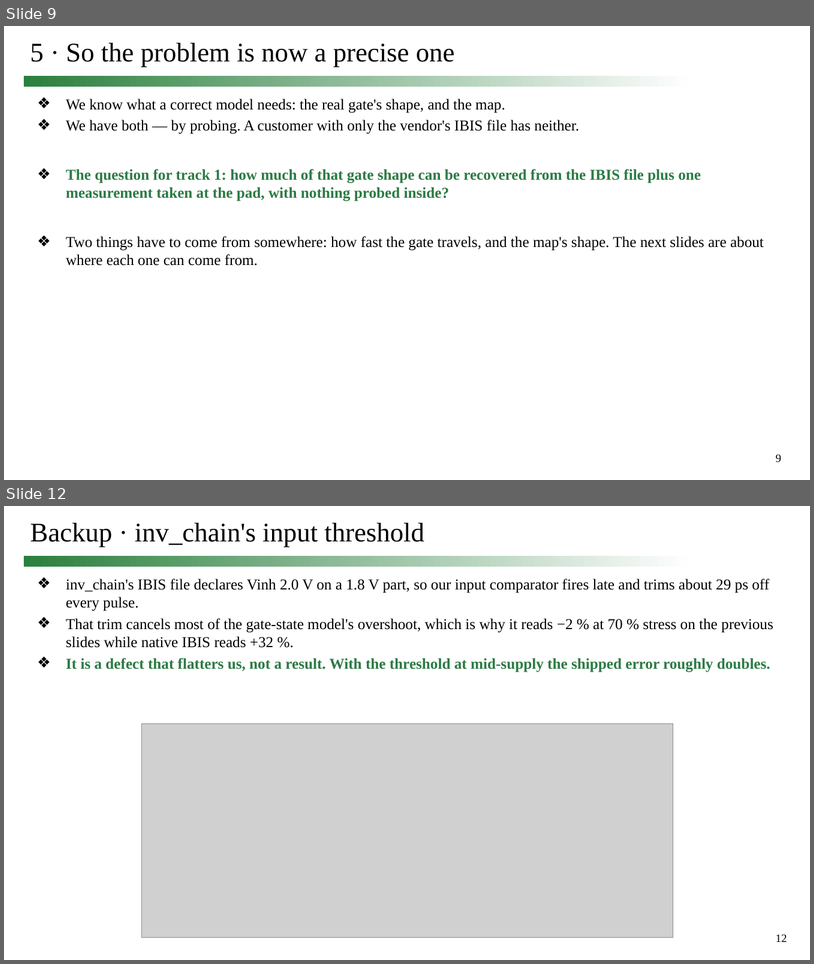
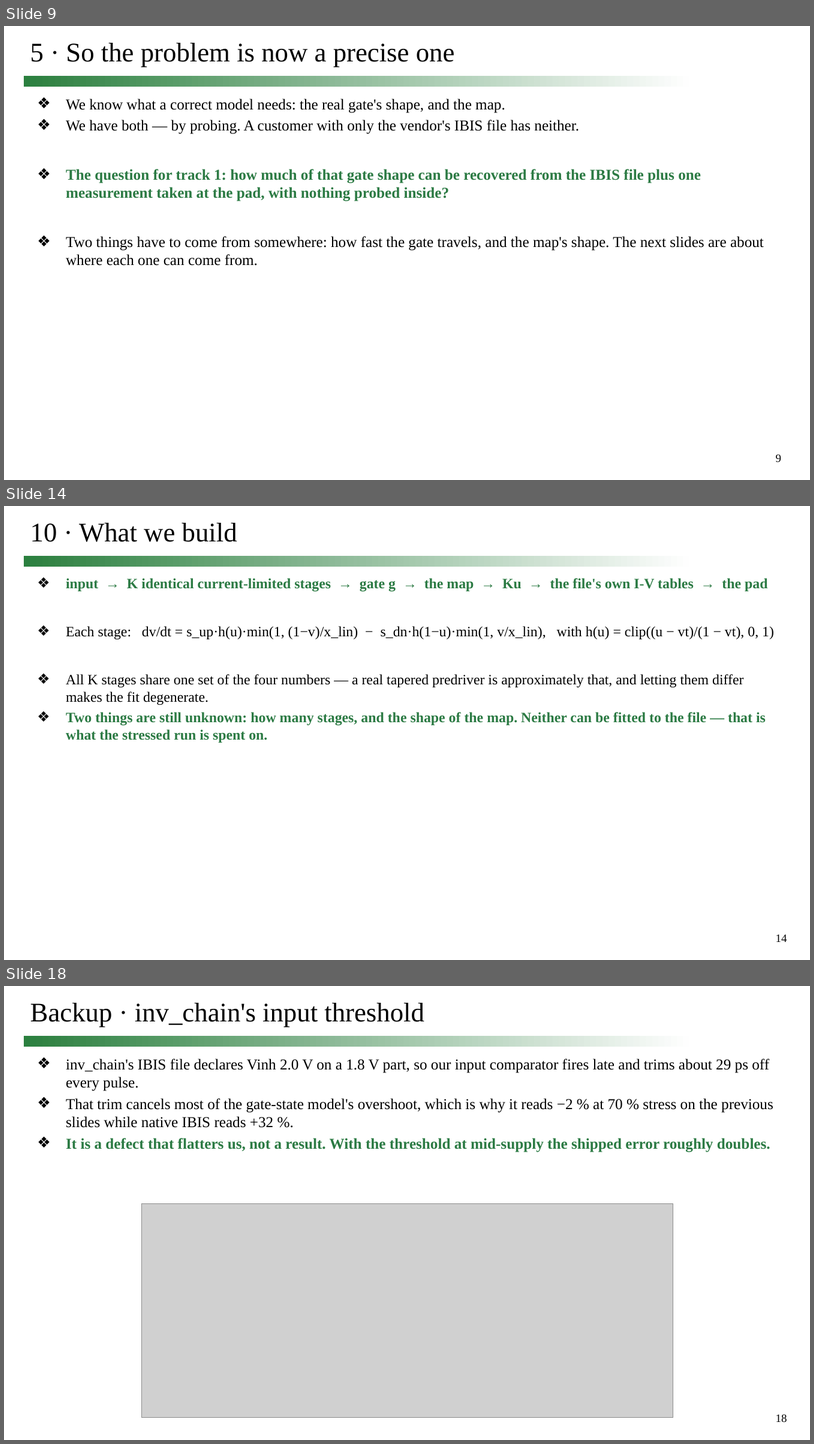
Before and after one commit to simon9721/ibis_comparison, a slide deck: results/meeting_deck_2026-09-24/0924_track1_story.pptx. Shown one above the other, each under a label of ours: slides 9 and 12 before the commit, slides 9, 14 and 18 after it; the slides between them are not shown. The pictures are 814x964 and 814x1444 pixels, drawn with LibreOffice and Linux fonts; fonts in the diff are those of the drawing; grey boxes stand for pictures. Boxes give left, top, right and bottom in pixels: in the first picture for what was removed or moved away, otherwise in the second. Text is boxed around its words. In the diff, an @@ line names an element or a change of style, - is before the commit and + after.

```diff
--- a/results/meeting_deck_2026-09-24/0924_track1_story.pptx
+++ b/results/meeting_deck_2026-09-24/0924_track1_story.pptx
@@ slide 14 added at [4, 506, 810, 960], background #FFFFFF; not listed: 2 template elements that a slide beside it also shows @@
@@ title added at [30, 523, 237, 542], 32 pt, text #000000 @@
+10 · What we build
@@ text added at [66, 578, 774, 742], 17 pt, text #000000 @@
+❖ input → K identical current-limited stages → gate g → the map → Ku → the file's own I-V tables → the pad
+❖ Each stage: dv/dt = s_up·h(u)·min(1, (1−v)/x_lin) − s_dn·h(1−u)·min(1, v/x_lin), with h(u) = clip((u − vt)/(1 − vt), 0, 1)
+❖ All K stages share one set of the four numbers — a real tapered predriver is approximately that, and letting them differ makes the fit degenerate.
+❖ Two things are still unknown: how many stages, and the shape of the map. Neither can be fitted to the file — that is what the stressed run is spent on.
@@ what was slide 12 is now slide 18 @@
@@ page number at [776, 1414, 788, 1422]: text changed @@
-12
+18
```
Also in this commit, not shown: 1 slide changed, 6 other slides added, 1 slide removed, 6 other files.
